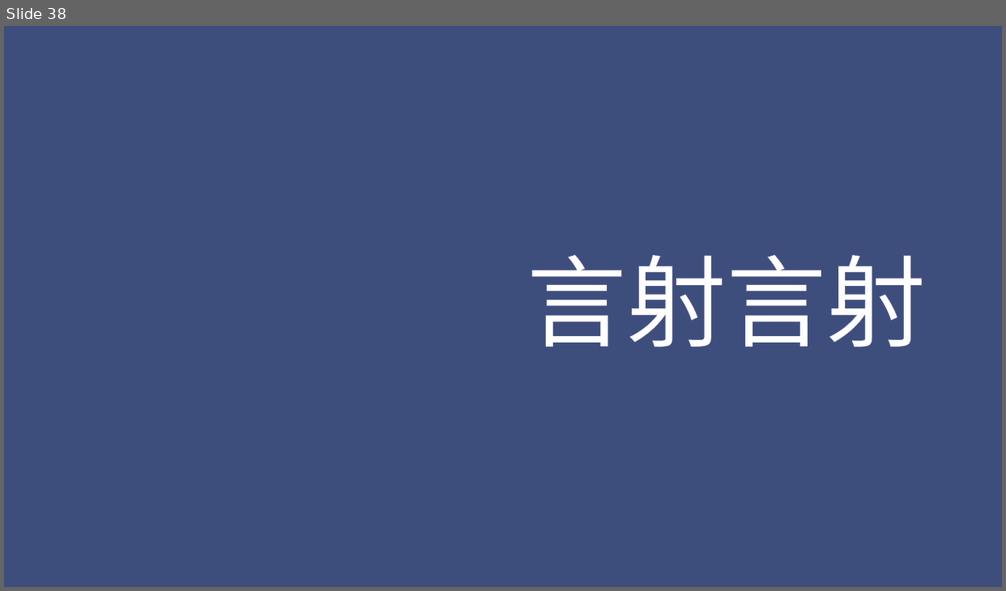
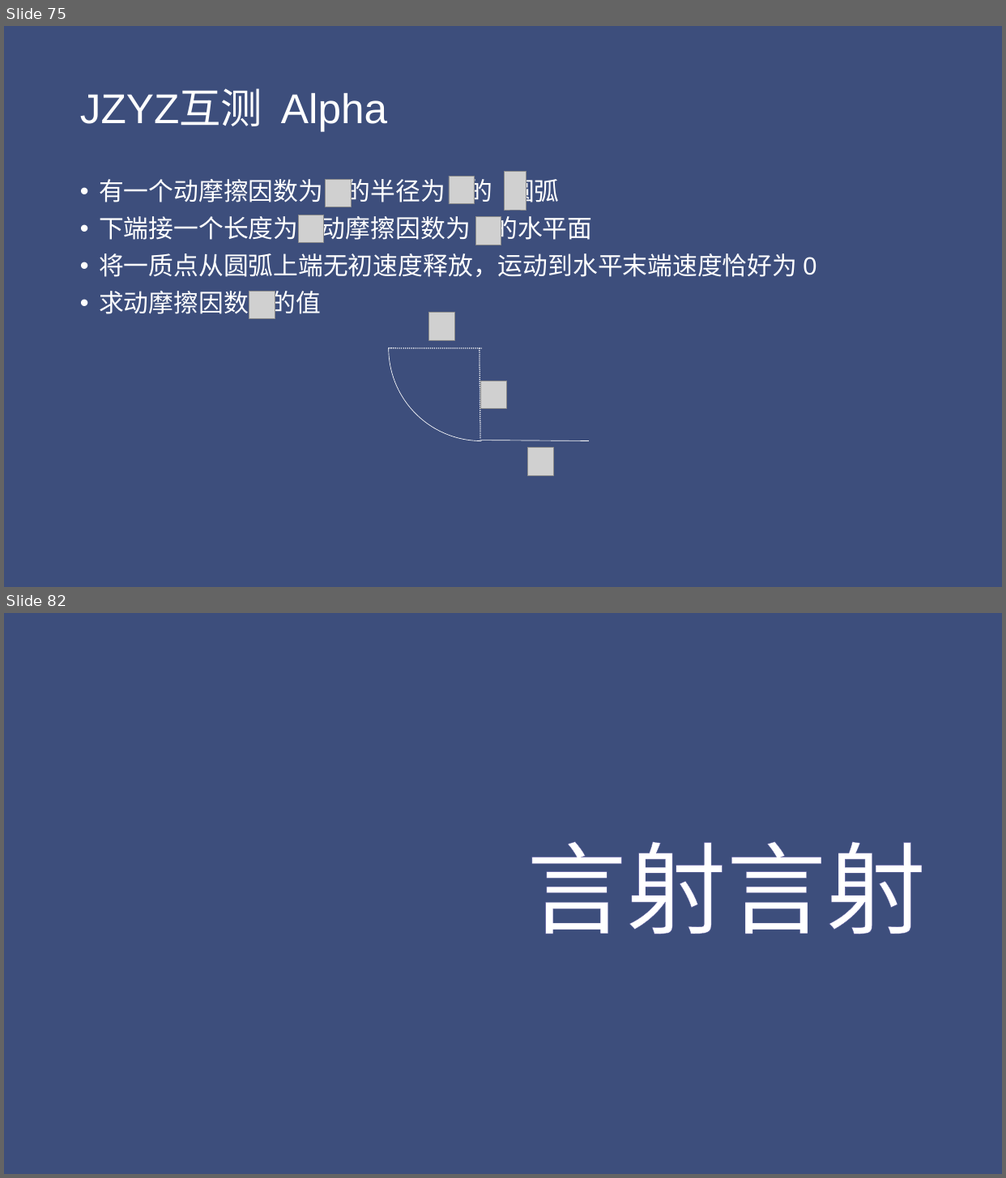
Before and after one commit to Chty-syq/OIblog, a slide deck: file/概率与期望.pptx. Shown one above the other, each under a label of ours: slide 38 before the commit, slides 75 and 82 after it; the slides between them are not shown. The pictures are 1006x591 and 1006x1178 pixels, drawn with LibreOffice and Linux fonts; fonts in the diff are those of the drawing; grey boxes stand for pictures; background and template pictures are left out. Boxes give left, top, right and bottom in pixels: in the first picture for what was removed or moved away, otherwise in the second. Text is boxed around its words. In the diff, an @@ line names an element or a change of style, - is before the commit and + after.

```diff
--- a/file/概率与期望.pptx
+++ b/file/概率与期望.pptx
@@ slide 75 added at [4, 26, 1002, 587], background #3E4E7C @@
@@ title added at [80, 90, 387, 131], 40 pt, text #FFFFFF @@
+JZYZ互测 Alpha
@@ picture added at [505, 171, 526, 209] @@
@@ text added at [99, 175, 816, 319], 24 pt, text #FFFFFF @@
+• 有一个动摩擦因数为 的半径为 的 圆弧
+• 下端接一个长度为 动摩擦因数为 的水平面
+• 将一质点从圆弧上端无初速度释放，运动到水平末端速度恰好为 0
+• 求动摩擦因数 的值
@@ picture added at [325, 179, 351, 207] @@
@@ picture added at [449, 177, 474, 204] @@
@@ picture added at [298, 215, 324, 242] @@
@@ picture added at [475, 217, 501, 245] @@
@@ picture added at [249, 291, 275, 318] @@
@@ group added at [389, 256, 589, 476]: 3 lines, 3 pictures, 1 arc (boxed as its full ellipse) @@
@@ what was slide 38 is now slide 82 @@
```
Also in this commit, not shown: 10 slides changed, 43 other slides added, 3 other files.
